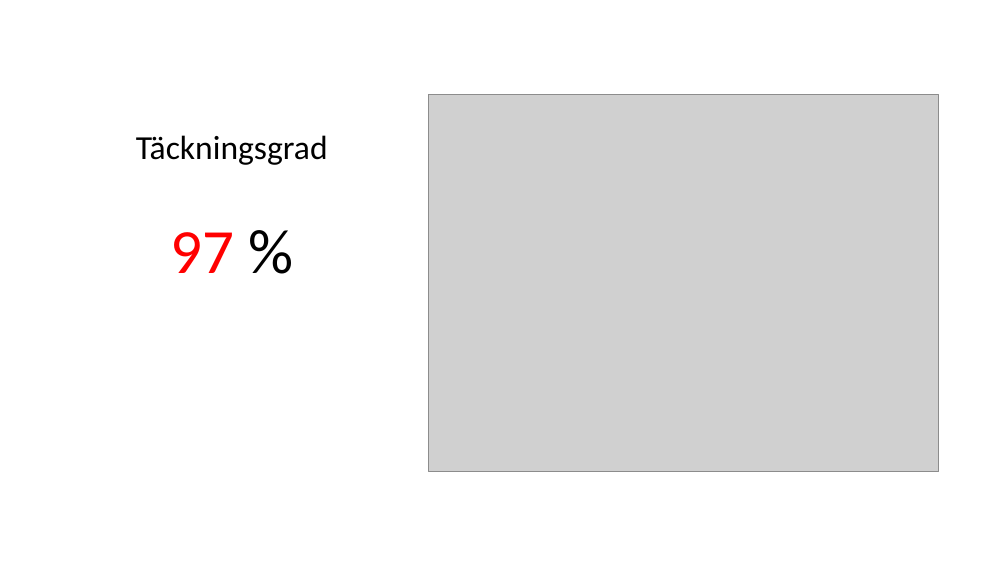
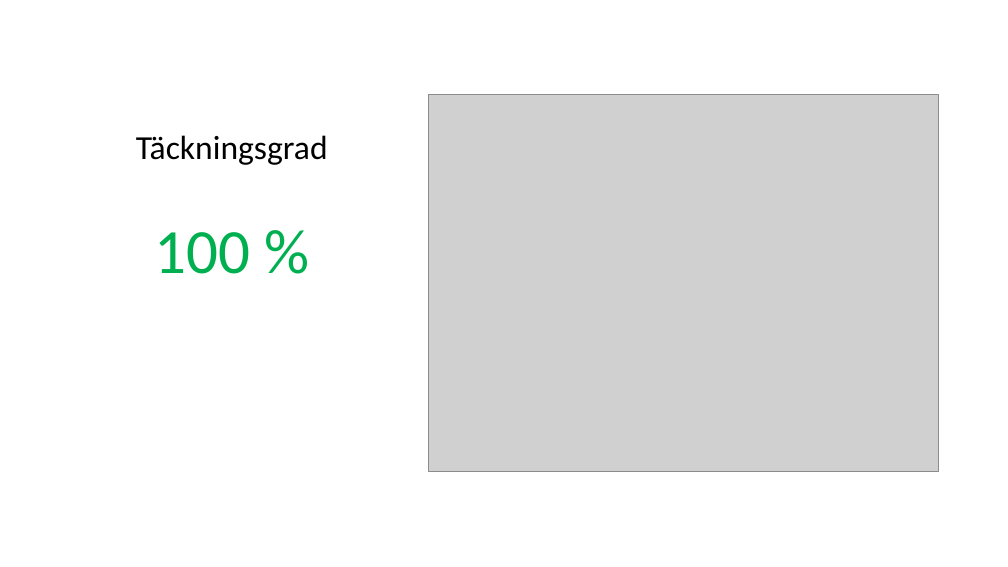
Before and after one commit to hampusidstam/InteGame, a slide deck: slide 32 of docs/Slutredovisning_grp5_v8.pptx. Drawn at 1008x567 pixels with LibreOffice and Linux fonts; fonts in the diff are those of the drawing; grey boxes stand for pictures. Boxes give left, top, right and bottom in pixels: in the first picture for what was removed or moved away, otherwise in the second. Text is boxed around its words. In the diff, an @@ line names an element or a change of style, - is before the commit and + after.

```diff
--- a/docs/Slutredovisning_grp5_v8.pptx
+++ b/docs/Slutredovisning_grp5_v8.pptx
@@ text at bbox=[154, 232, 250, 274]: text changed; text colour #FF0000 to #00B050 @@
-97 %
+100 %
```
Also in this commit, not shown: 1 other slide changed.
